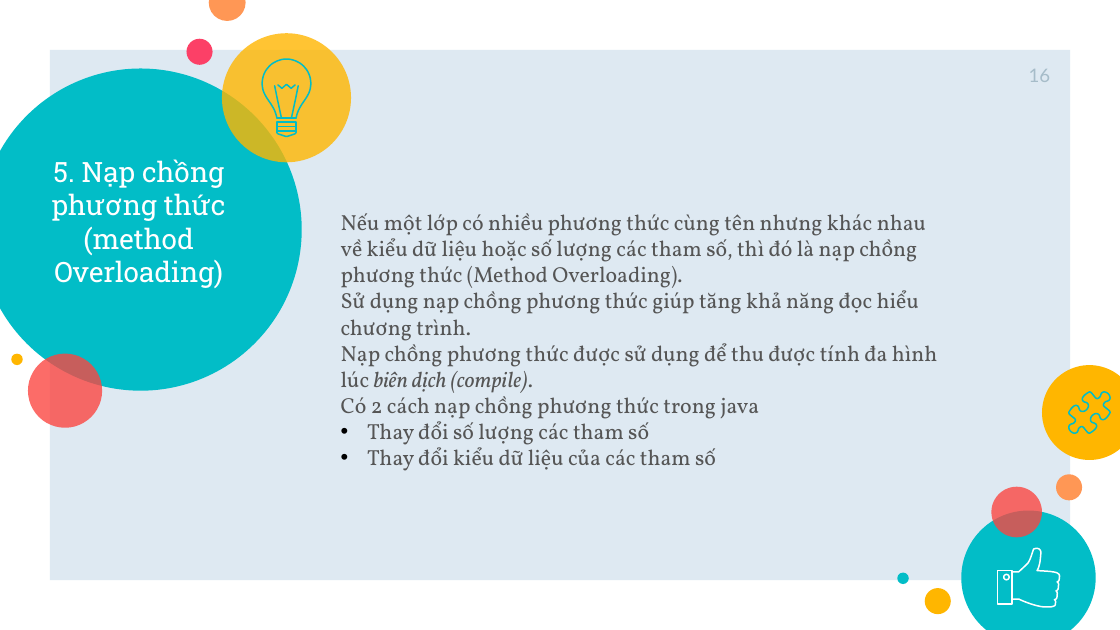
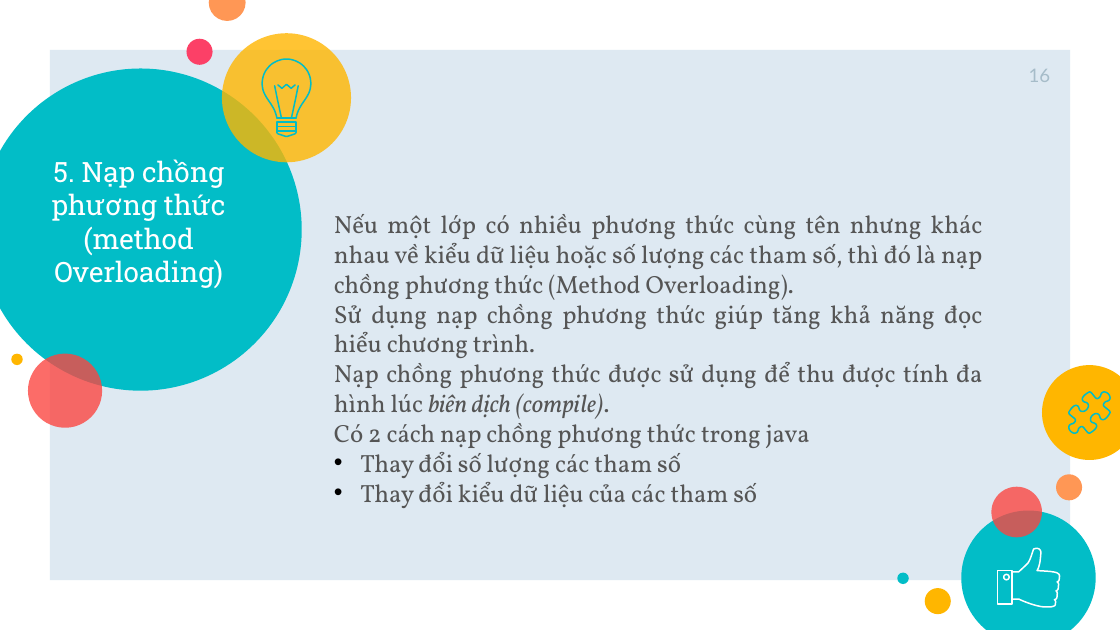
Before and after one commit to SonJava10Rikkei/Demo_Polymorphism-master2, a slide deck: slide 16 of Slide-Polymorphism-master.pptx. Drawn at 1120x630 pixels with LibreOffice and Linux fonts; fonts in the diff are those of the drawing. Boxes give left, top, right and bottom in pixels: in the first picture for what was removed or moved away, otherwise in the second. Text is boxed around its words. In the diff, an @@ line names an element or a change of style, - is before the commit and + after.

```diff
--- a/Slide-Polymorphism-master.pptx
+++ b/Slide-Polymorphism-master.pptx
@@ text "Nếu một lớp có nhiều ..." at [334,214,983,508]: size 14 to 16 pt; alignment left to justified @@
```
Also in this commit, not shown: 5 other slides changed, 2 slides added, 6 slides removed, 2 other files.
